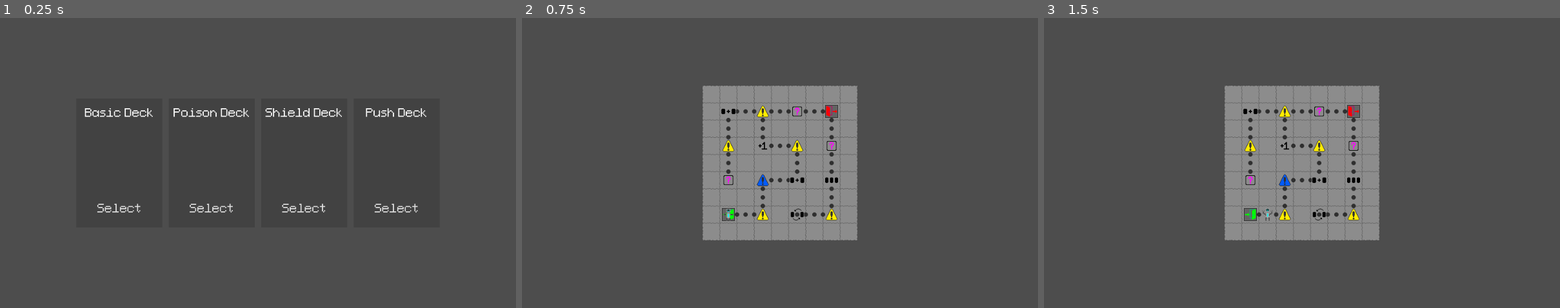
Above: before the commit, frames 1-3 (left to right).
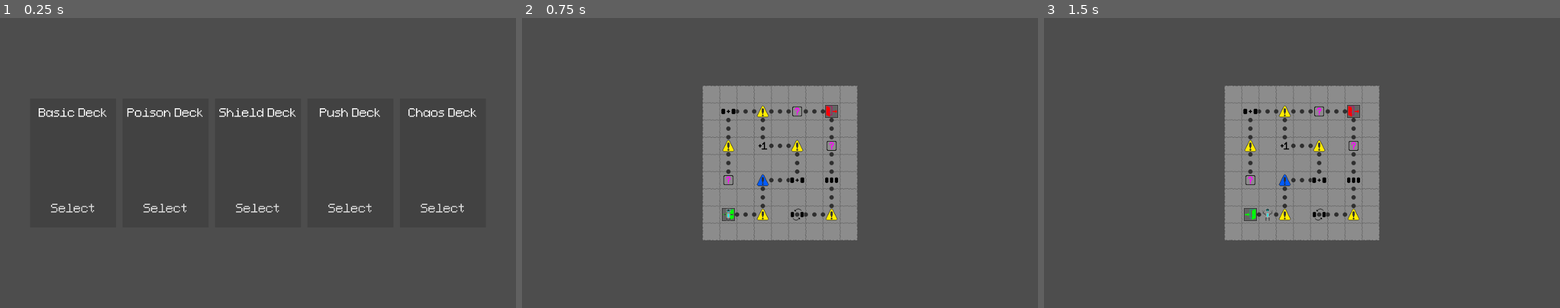
Above: after the commit, the same moments.

Repository: CattacoCattaco/strategy-deckbuilder-roguelike
Game: Godot game, scene res://deck_selection_screen/deck_selection_screen.tscn
Two runs of this game, one before a commit and one after it. Both use one fixed random seed, a clock stepped at 60 frames per second and the inputs below.
Inputs (mouse positions are in pixels of both pictures, inside the frame that each line leads up to):
- Up to frame 1 (0.25 s): no input
- Up to frame 2 (0.75 s): click "Select" at 0.5 s
- Up to frame 3 (1.5 s): tap Enter (do_event) at 1.25 s; move the mouse to (1415, 148) at 1.27 s; hold D (right) from 1.28 s (still down); hold Enter (do_event) from 1.28 s (still down); click (1415, 148) at 1.42 s

The runs differ from the first frame. In frame 1, 2.1% of the frame differs, in the area x 7-93%, y 31-68%; in frame 2, nothing differs; in frame 3, nothing differs.

Commit message:
Better Card Sort
Cards are now sorted with stats as a tie breaker between cards with the same modifiers

Diff:
--- a/card/data/card_data.gd
+++ b/card/data/card_data.gd
@@ -7,6 +7,9 @@
 
 
 static func sort(cards: Array[CardData]) -> void:
+	for card in cards:
+		Modifier.sort(card.modifiers)
+
 	cards.sort_custom(_is_before)
 
 
@@ -22,6 +25,19 @@
 			return true
 		elif a_mod._get_sort_order() > b_mod._get_sort_order():
 			return false
+
+	if len(b.modifiers) > len(a.modifiers):
+		return true
+
+	if a.effect_range < b.effect_range:
+		return true
+	elif a.effect_range > b.effect_range:
+		return false
+
+	if a.effect_size < b.effect_size:
+		return true
+	elif a.effect_size > b.effect_size:
+		return false
 
 	return false
 
--- a/deck_selection_screen/deck_selection_screen.gd
+++ b/deck_selection_screen/deck_selection_screen.gd
@@ -58,6 +58,22 @@
 		CardData.new([Modifier.Push.new()], 1, 1),
 		CardData.new([Modifier.Push.new()], 1, 1),
 	],
+	"Chaos Deck": [
+		CardData.new([Modifier.Move.new()], 1, 1),
+		CardData.new([Modifier.Move.new(), Modifier.Attack.new()], 1, 1),
+		CardData.new([Modifier.Move.new(), Modifier.Attack.new(), Modifier.Poison.new()], 1, 1),
+		CardData.new([Modifier.Move.new(), Modifier.Poison.new()], 1, 1),
+		CardData.new([Modifier.Move.new()], 5, 1),
+		CardData.new([Modifier.Attack.new(), Modifier.Poison.new()], 1, 1),
+		CardData.new([Modifier.Attack.new(), Modifier.Poison.new()], 1, 2),
+		CardData.new([Modifier.Attack.new(), Modifier.Poison.new()], 2, 1),
+		CardData.new([Modifier.Attack.new(), Modifier.Push.new()], 1, 1),
+		CardData.new([Modifier.Attack.new()], 1, 1),
+		CardData.new([Modifier.Heal.new(), Modifier.Poison.new()], 1, 1),
+		CardData.new([Modifier.Heal.new()], 1, 1),
+		CardData.new([Modifier.Push.new()], 2, 3),
+		CardData.new([Modifier.Push.new()], 1, 1),
+	],
 }
 
 @export var world_map_scene: PackedScene
